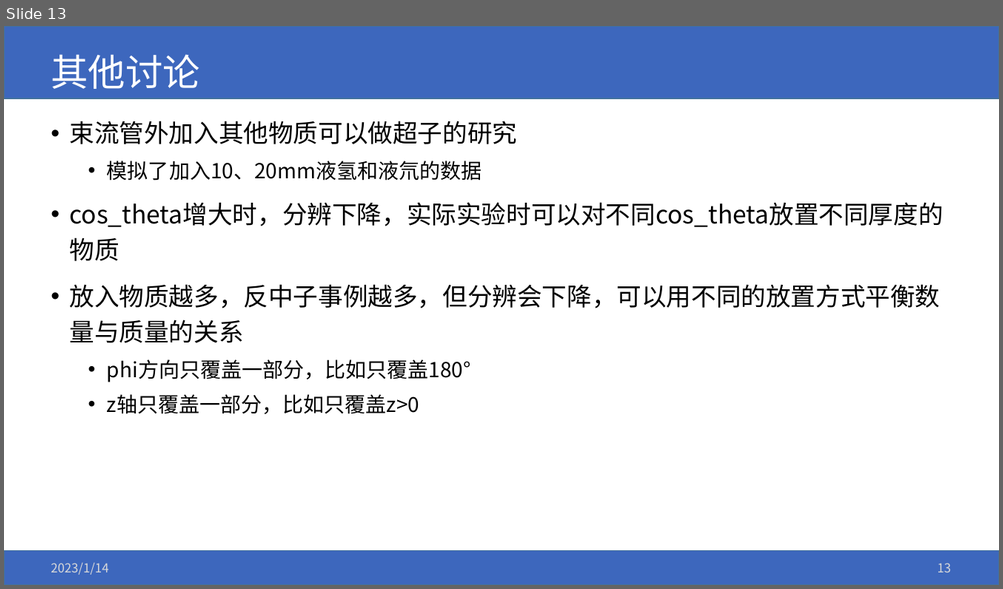
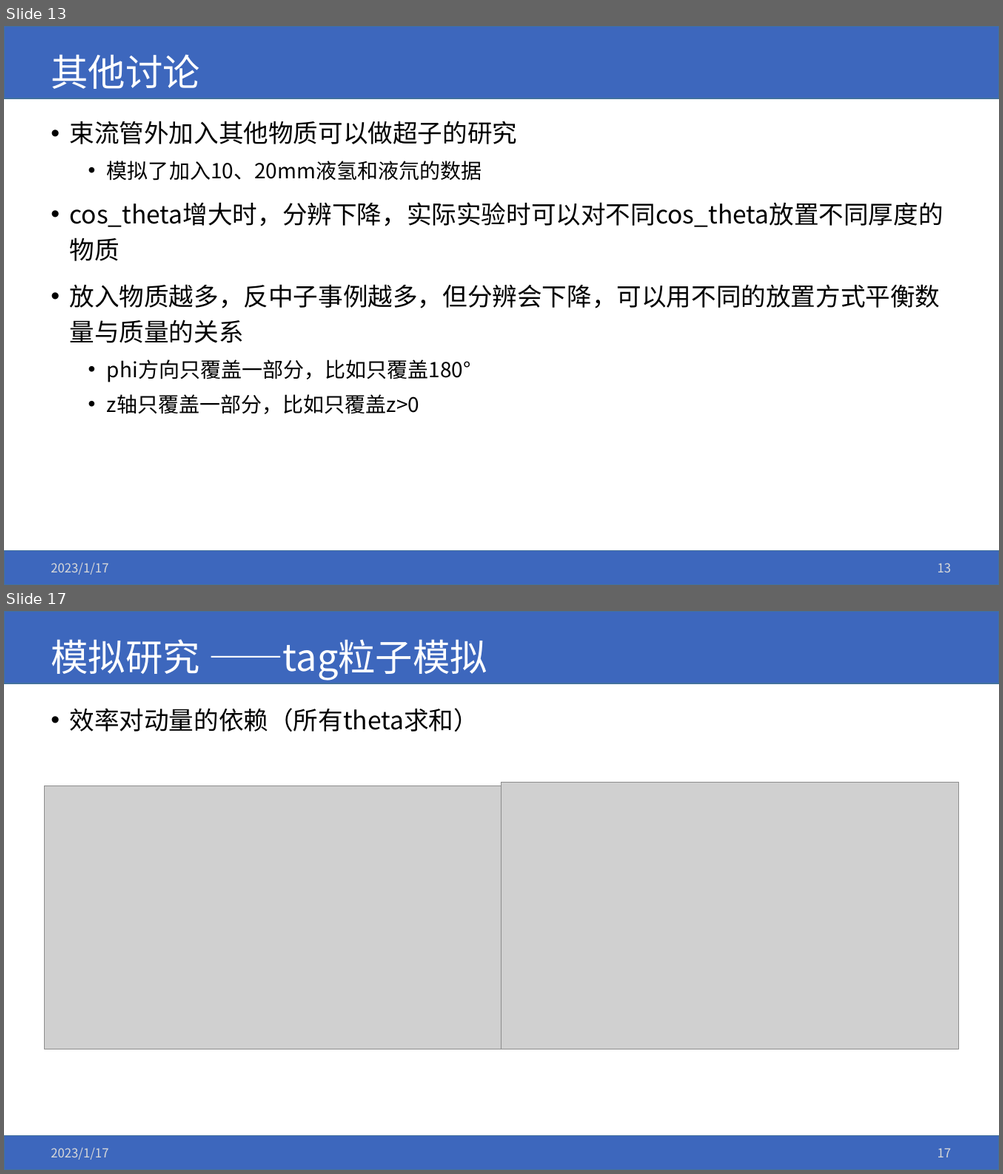
Before and after one commit to yuansicheng/bes3_add_layer, a slide deck: bes3_n0_source.pptx. Shown one above the other, each under a label of ours: slide 13 before the commit, slides 13 and 17 after it; the slides between them are not shown. The pictures are 1003x589 and 1003x1174 pixels, drawn with LibreOffice and Linux fonts; fonts in the diff are those of the drawing; grey boxes stand for pictures; background and template pictures are left out. Boxes give left, top, right and bottom in pixels: in the first picture for what was removed or moved away, otherwise in the second. Text is boxed around its words. In the diff, an @@ line names an element or a change of style, - is before the commit and + after.

```diff
--- a/bes3_n0_source.pptx
+++ b/bes3_n0_source.pptx
@@ slide 17 added at (4,611,999,1170), background #FFFFFF; not listed: 2 template elements that a slide beside it also shows @@
@@ title added at (51,639,487,681), 36 pt, text #FFFFFF @@
+模拟研究 ——tag粒子模拟
@@ text added at (69,708,478,732), 24 pt, text #000000 @@
+• 效率对动量的依赖（所有theta求和）
@@ picture added at (44,786,501,1051) @@
@@ picture added at (502,782,959,1050) @@
@@ text added at (51,1148,108,1160), 12 pt, text #D9D9D9 @@
+2023/1/17
@@ page number added at (937,1148,951,1158), 12 pt, text #D9D9D9 @@
+17
@@ slide 13 changed as well @@
@@ text at (51,563,108,575): text changed @@
-2023/1/14
+2023/1/17
```
Also in this commit, not shown: 11 other slides changed, 5 other slides added, 37 other files.
